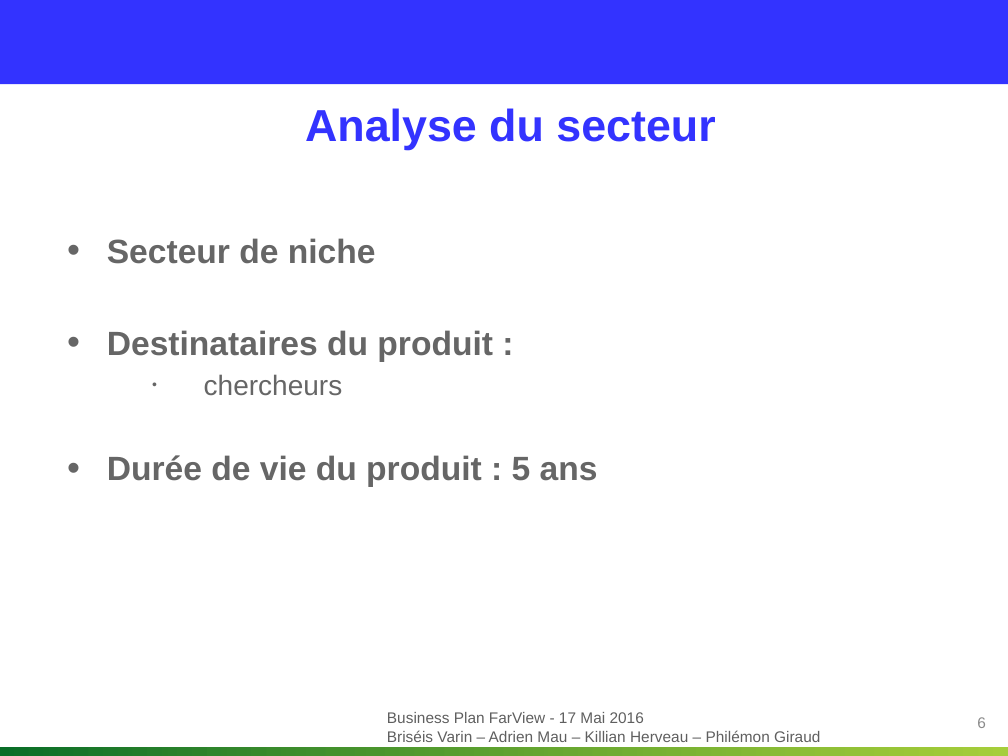
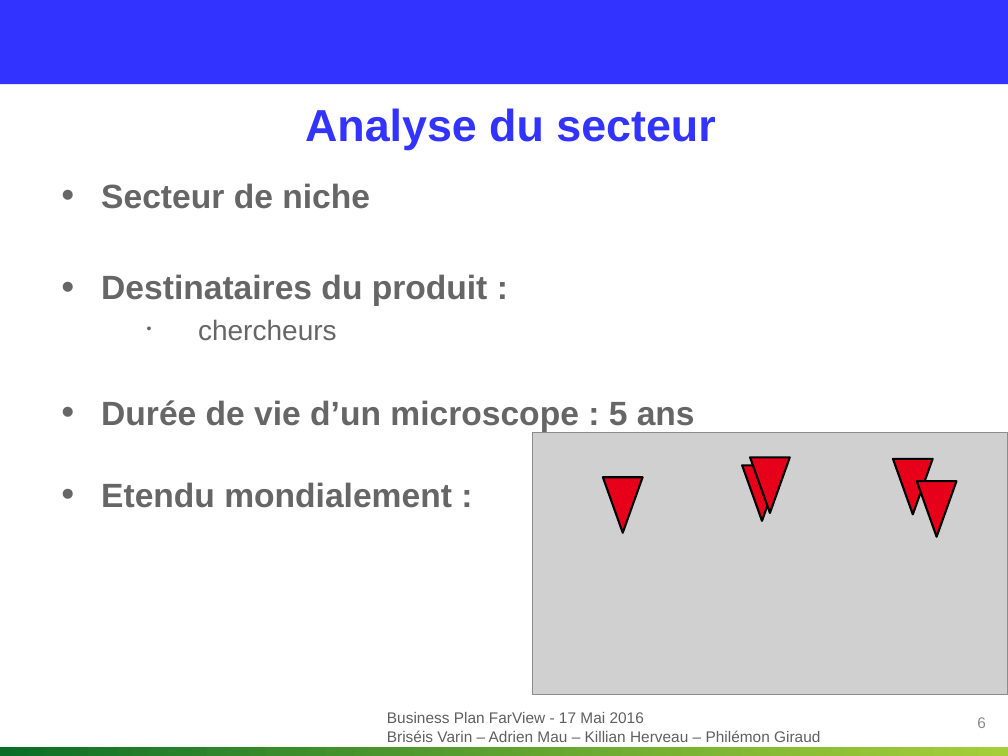
Before and after one commit to Killian-Herveau/PIMS, a slide deck: slide 6 of OppAffaire/Présentation orale/Présentation.pptx. Drawn at 1008x756 pixels with LibreOffice and Linux fonts; fonts in the diff are those of the drawing; grey boxes stand for pictures; background and template pictures are left out. Boxes give left, top, right and bottom in pixels: in the first picture for what was removed or moved away, otherwise in the second. Text is boxed around its words. In the diff, an @@ line names an element or a change of style, - is before the commit and + after.

```diff
--- a/OppAffaire/Présentation orale/Présentation.pptx
+++ b/OppAffaire/Présentation orale/Présentation.pptx
@@ text "Secteur de niche": place and size @@
-text "Secteur de niche" at (107,238,598,487)
+text "Secteur de niche" at (101,183,695,508)
@@ text at (101,400,695,508): text changed @@
-• Durée de vie du produit : 5 ans
+• Durée de vie d’un microscope : 5 ans
+• Etendu mondialement :
@@ group added at (533,432,1008,695): 5 triangles, 1 picture @@
```
Also in this commit, not shown: 8 other slides changed, 1 other file.
